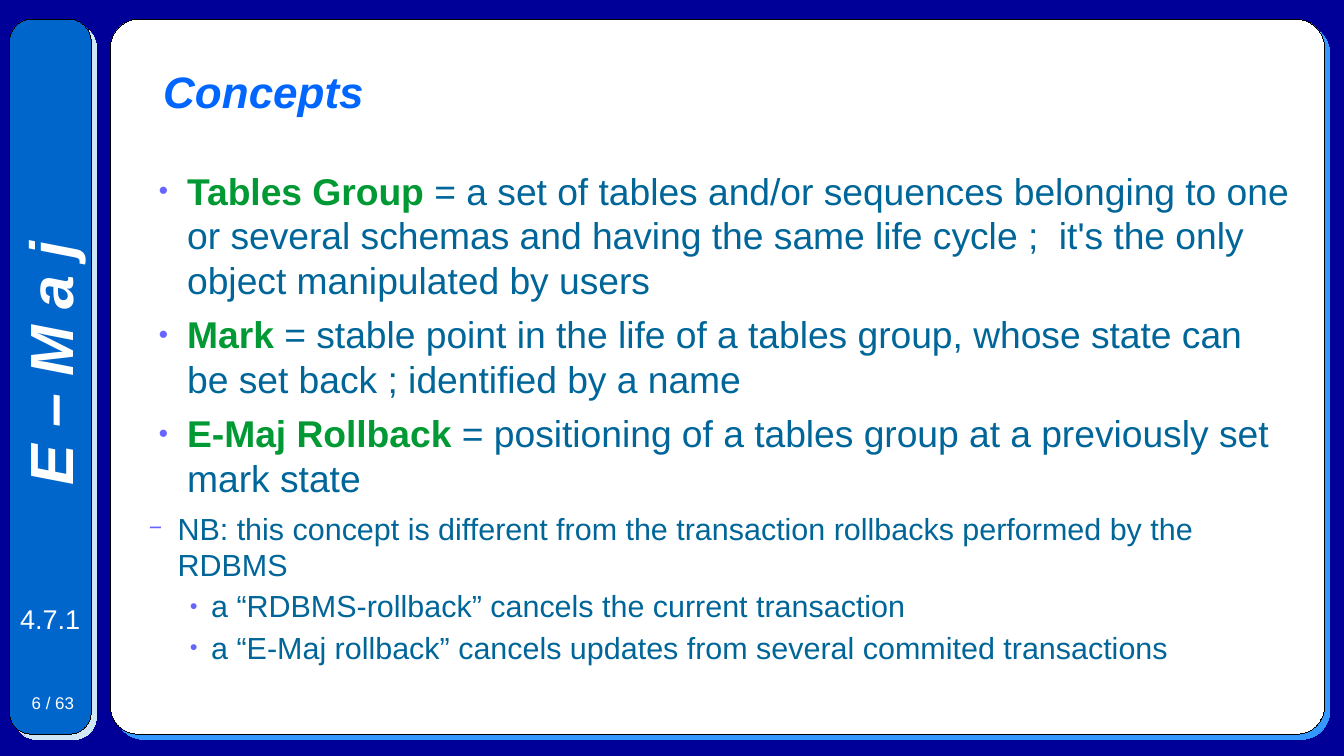
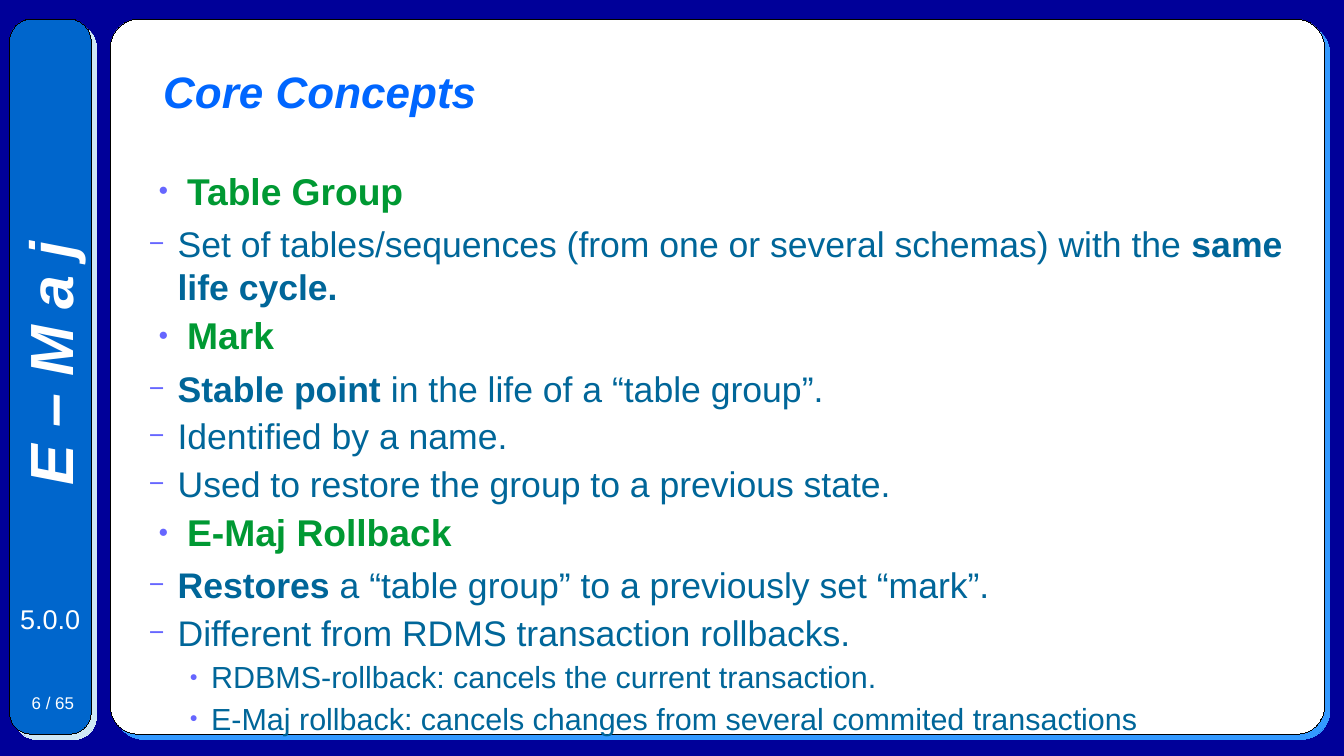
Before and after one commit to beaud76/emaj_doc, a slide deck: slide 6 of Emaj.devel_pres_en.odp. Drawn at 1344x756 pixels with LibreOffice and Linux fonts; fonts in the diff are those of the drawing. Boxes give left, top, right and bottom in pixels: in the first picture for what was removed or moved away, otherwise in the second. Text is boxed around its words. In the diff, an @@ line names an element or a change of style, - is before the commit and + after.

```diff
--- a/Emaj.devel_pres_en.odp
+++ b/Emaj.devel_pres_en.odp
@@ title at bbox=[163, 77, 477, 117]: text changed @@
-Concepts
+Core Concepts
@@ text at bbox=[178, 178, 1282, 736]: text changed; size 22 to 21 pt @@
-● Tables Group = a set of tables and/or sequences belonging to one or several schemas and having the same life cycle ; it's the only object manipulated by users
-● Mark = stable point in the life of a tables group, whose state can be set back ; identified by a name
-● E-Maj Rollback = positioning of a tables group at a previously set mark state
-  − NB: this concept is different from the transaction rollbacks performed by the RDBMS
-    ● a “RDBMS-rollback” cancels the current transaction
-    ● a “E-Maj rollback” cancels updates from several commited transactions
+● Table Group
+  − Set of tables/sequences (from one or several schemas) with the same life cycle.
+● Mark
+  − Stable point in the life of a “table group”.
+  − Identified by a name.
+  − Used to restore the group to a previous state.
+● E-Maj Rollback
+  − Restores a “table group” to a previously set “mark”.
+  − Different from RDMS transaction rollbacks.
+    ● RDBMS-rollback: cancels the current transaction.
+    ● E-Maj rollback: cancels changes from several commited transactions
@@ text at bbox=[20, 610, 80, 630]: text changed @@
-4.7.1
+5.0.0
@@ page number at bbox=[32, 697, 74, 709]: text changed @@
-6 / 63
+6 / 65
```
Also in this commit, not shown: 60 other slides changed, 4 slides added, 2 slides removed, 7 other files.
